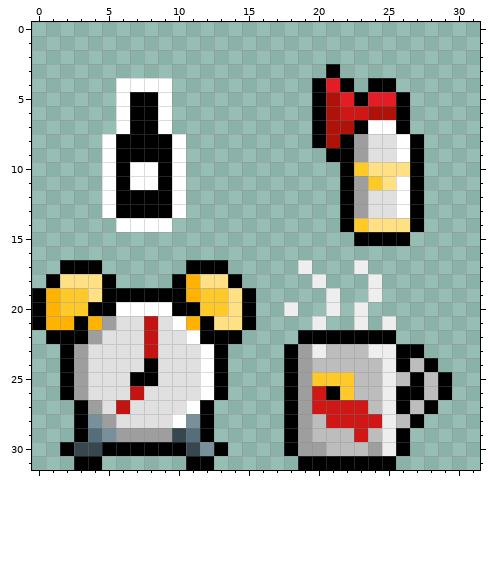
Pixel-art sprite -- Assets/Sprites/WakeUps.png. Above, as it was before the edit.
The file is 32x32 pixels. The old version is drawn lined up with the new one.
The same view after the edit:
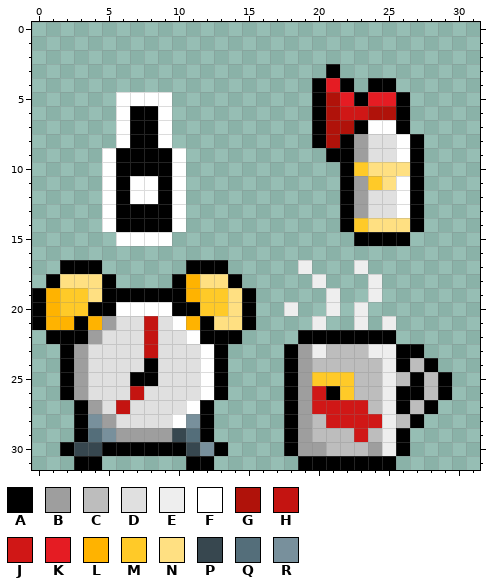
Palette (. is transparent): A #000000  B #9e9e9e  C #bdbdbd  D #e0e0e0  E #eeeeee  F #ffffff  G #b0120a  H #c41411  J #d01716  K #e51c23  L #ffb300  M #ffca28  N #ffe082  P #37474f  Q #546e7a  R #78909c
Difference:
whole drawing moved by +0,+1 (the old picture is shown already moved)
Changed rows in their new state; - is an unchanged pixel.
first column x 5:
 4 -....-
 5 --FF--
 8 .F--F.
10 --AA--
12 --FF--
14 FAAAAF
15 -FFFF-
Where, in picture pixels (left, top, right, bottom), the same in both pictures:
changed: (102, 78, 186, 246)
